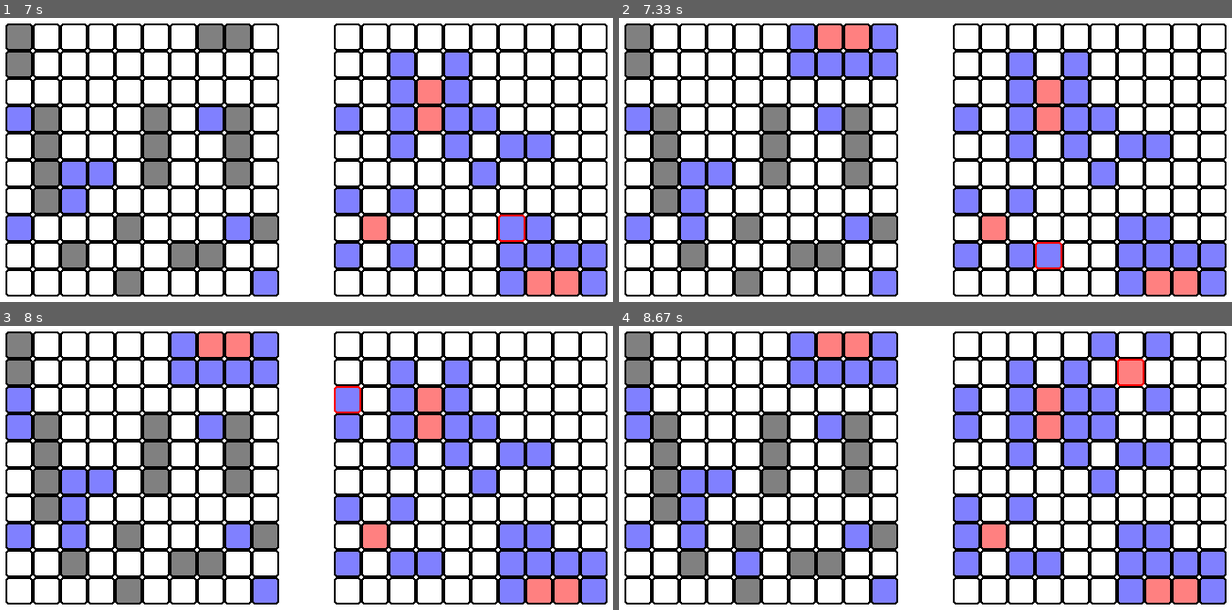
Above: before the commit, frames 1-4 (two rows, left to right).
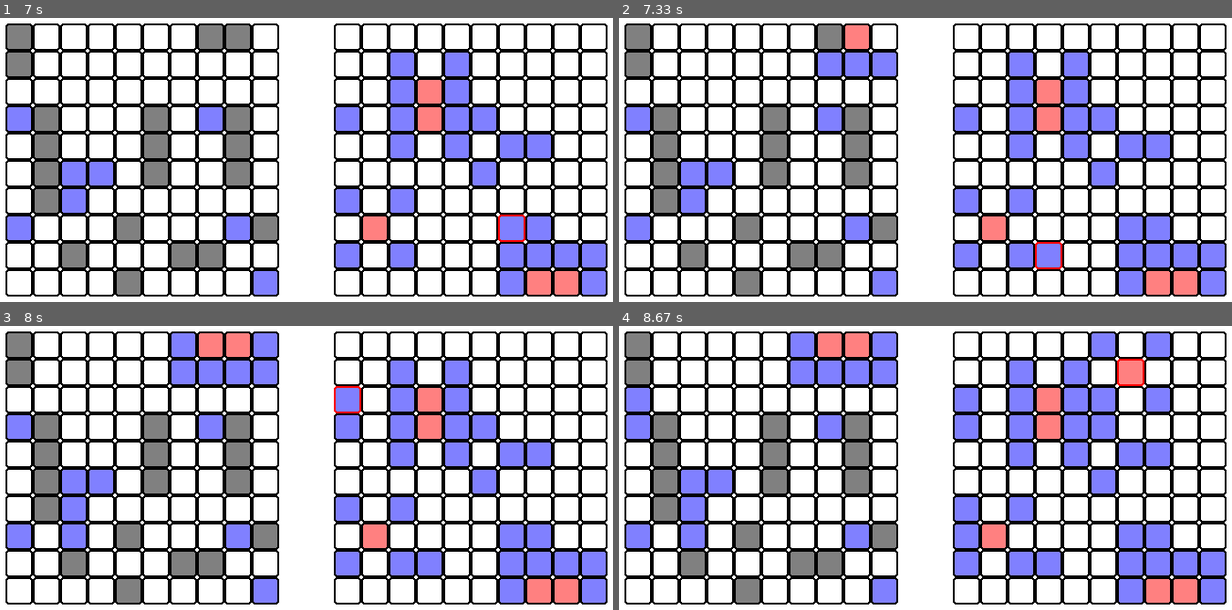
Above: after the commit, the same moments.

Repository: georgiy-nogovitsyn/battleship-game
Game: pygame game, started from pygame battleships/pygame_main.py
Same seed, same stepped clock (60 frames per second), same inputs: the game is played once before the commit and once after it.
Inputs (mouse positions are in pixels of both pictures, inside the frame that each line leads up to):
- Up to frame 1 (7 s): click (521, 137) at 0.38 s; click (373, 225) at 0.72 s; click (472, 160) at 1.05 s; click (545, 270) at 1.38 s; click (472, 160) at 2.22 s; click (551, 279) at 2.55 s; click (441, 120) at 2.88 s; click (478, 114) at 3.22 s; click (508, 137) at 3.55 s; click (447, 83) at 3.88 s; click (453, 57) at 4.22 s; click (337, 131) at 4.55 s; click (539, 228) at 4.88 s; click (484, 185) at 5.22 s; click (441, 100) at 5.55 s; click (533, 142) at 6.38 s; click (508, 231) at 6.72 s
- Up to frame 2 (7.33 s): click (1041, 265) at 7.05 s
- Up to frame 3 (8 s): click (355, 397) at 7.88 s
- Up to frame 4 (8.67 s): click (956, 550) at 8.22 s; click (1133, 374) at 8.55 s

Frame 1 is identical in both runs. In frame 2, 1.6% of the frame differs, in the area x 10-46%, y 2-79%; in frame 3, 0.3%; in frame 4, 0.3%.

Commit message:
fixed searching for destroy function

Diff:
--- a/pygame battleships/pygame_main.py
+++ b/pygame battleships/pygame_main.py
@@ -50,7 +50,9 @@
                     if ship.coordinates[coordinate] == 0:
                         for x in range(coordinate[0] - 1, coordinate[0] + 2):
                             for y in range(coordinate[1] - 1, coordinate[1] + 2):
-                                if attacker.board.battlefield.get((x, y)) == 1 and ship.coordinates.get((x, y)) == 1:
+                                if (x, y) in ship.coordinates and ship.coordinates[(x, y)] != 0:
+                                    coordinates_for_attack.append((x, y))
+                                elif attacker.board.battlefield.get((x, y)) == 1 and (x, y) not in ship.coordinates:
                                     coordinates_for_attack.append((x, y))
         return coordinates_for_attack
 
